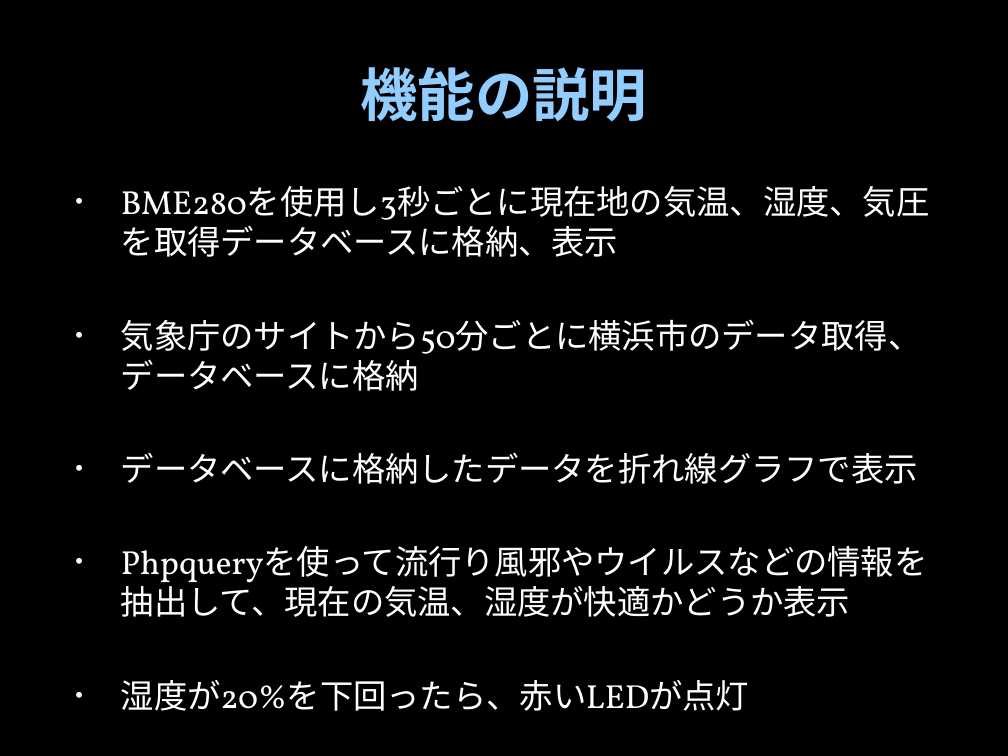
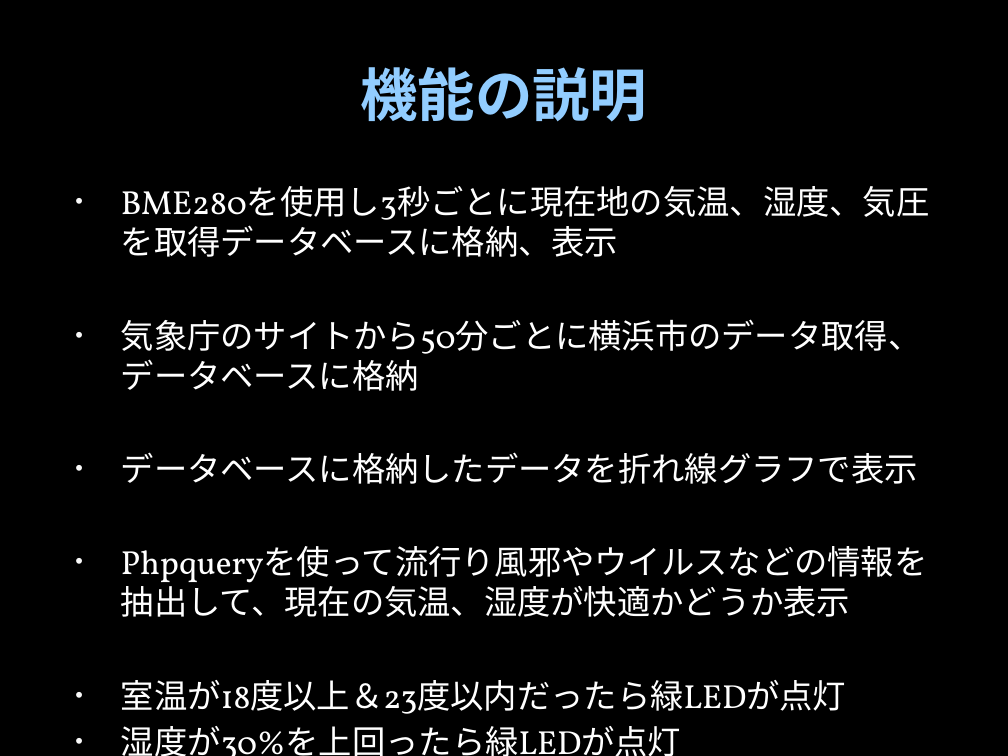
Before and after one commit to 670ml/artshackathon, a slide deck: slide 4 of 発表資料.pptx. Drawn at 1008x756 pixels with LibreOffice and Linux fonts; fonts in the diff are those of the drawing; background and template pictures are left out. Boxes give left, top, right and bottom in pixels: in the first picture for what was removed or moved away, otherwise in the second. Text is boxed around its words. In the diff, an @@ line names an element or a change of style, - is before the commit and + after.

Commit message:
変更

```diff
--- a/発表資料.pptx
+++ b/発表資料.pptx
@@ text at [121, 680, 847, 756]: text changed @@
-• 湿度が20%を下回ったら、赤いLEDが点灯
+• 室温が18度以上＆23度以内だったら緑LEDが点灯
+• 湿度が30%を上回ったら緑LEDが点灯
```
